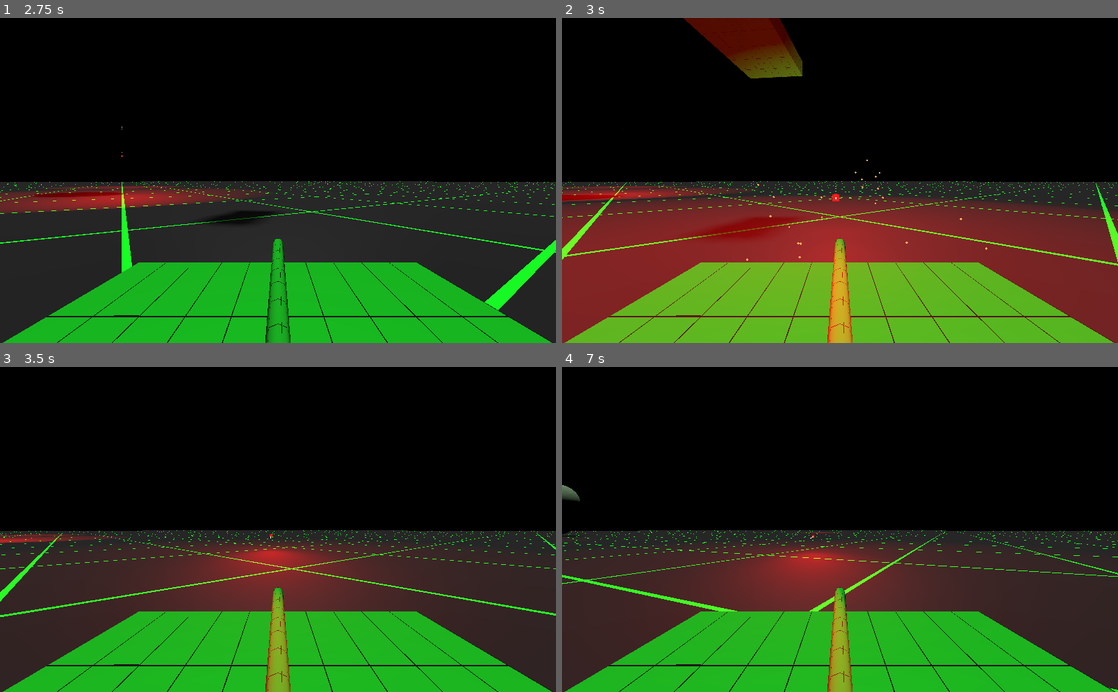
Above: before the commit, frames 1-4 (two rows, left to right).
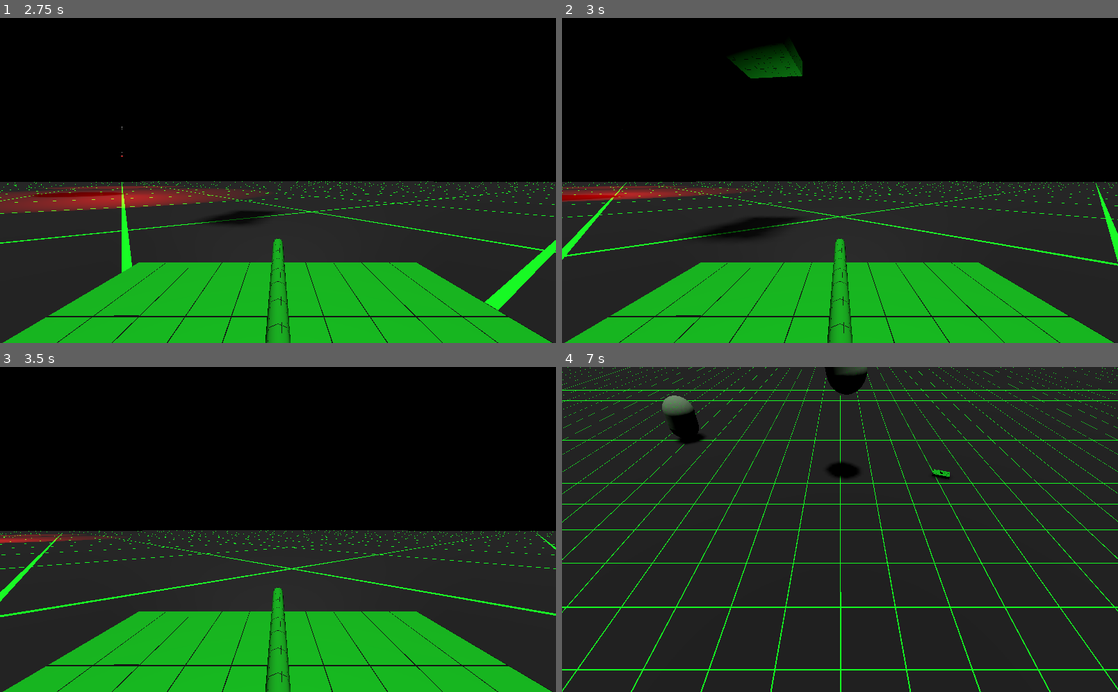
Above: after the commit, the same moments.

Repository: Kromey/spectre
Game: Godot game, scene res://Main.tscn
Two runs of this game, one before a commit and one after it. Both use one fixed random seed, a clock stepped at 60 frames per second and the inputs below.
Inputs:
- Up to frame 1 (2.75 s): hold D (movement_right) 0.53-1.28 s; hold Space (action_shoot) 0.53-1.28 s; hold S (movement_backward) 1.28-2.03 s; tap Space (action_shoot) at 1.35 s; hold D (movement_right) from 2.03 s (still down); hold Space (action_shoot) from 2.03 s (still down)
- Up to frame 2 (3 s): release D (movement_right) at 2.78 s; release Space (action_shoot) at 2.78 s; hold W (movement_forward) from 2.78 s (still down); tap Space (action_shoot) at 2.85 s
- Up to frame 3 (3.5 s): keep holding W (movement_forward)
- Up to frame 4 (7 s): release W (movement_forward) at 3.53 s; hold Space (action_shoot) 3.53-4.28 s; hold A (movement_left) 3.53-5.03 s; tap Space (action_shoot) at 4.35, 5.85 s; hold S (movement_backward) 5.03-5.78 s; hold Space (action_shoot) 5.03-5.78 s; hold D (movement_right) 5.78-6.53 s; hold W (movement_forward) from 6.53 s (still down); hold Space (action_shoot) from 6.53 s (still down)

Frame 1 is identical in both runs. In frame 2, 46% of the frame differs, in the area x 0-100%, y 0-100%; in frame 3, 12%; in frame 4, 84%.

Commit message:
Rudimentary tank AI completed

Diff:
--- a/Main.tscn
+++ b/Main.tscn
@@ -26,7 +26,7 @@
 [sub_resource type="Environment" id=5]
 background_mode = 1
 
-[node name="Spatial" type="Spatial"]
+[node name="Main" type="Spatial"]
 script = ExtResource( 3 )
 
 [node name="StaticBody" type="StaticBody" parent="."]
@@ -52,8 +52,11 @@
 
 [node name="AITank" parent="." instance=ExtResource( 2 )]
 transform = Transform( -0.664252, 0, 0.747508, 0, 1, 0, -0.747508, 0, -0.664252, 1.13256, 10.6767, 1.86926 )
+MAX_SPEED = 5.0
 
-[node name="PlayerTank" parent="." instance=ExtResource( 4 )]
+[node name="PlayerTank" parent="." groups=[
+"player",
+] instance=ExtResource( 4 )]
 transform = Transform( 1, 0, 0, 0, 1, 0, 0, 0, 1, 0, 5.28594, 4.25671 )
 
 [node name="Camera" type="Camera" parent="."]
--- /dev/null
+++ b/tanks/AITank.gd
@@ -0,0 +1,37 @@
+extends "res://tanks/BaseTank.gd"
+
+export(float) var FIRE_RATE = 1.5
+export(float) var RELOAD_TIME = 3
+
+var kill_target
+
+# Called when the node enters the scene tree for the first time.
+func _ready():
+	kill_target = get_tree().get_nodes_in_group("player")[0]
+	$FireTimer.wait_time = FIRE_RATE
+	$ReloadTimer.wait_time = RELOAD_TIME
+
+func _physics_process(delta):
+	if is_instance_valid(kill_target):
+		# Get direction to target; dot product >0 if in front, else behind
+		var to_target = kill_target.translation.direction_to(translation)
+		var dot = transform.basis.z.dot(to_target)
+
+		var cone = 0.75
+		if dot > cone:
+			# Target is in front of us
+			drive(Direction.FORWARD, delta)
+		elif dot < -cone:
+			# Target is behind us
+			drive(Direction.BACK, delta)
+
+		# Is target left or right of us?
+		var cross = transform.basis.z.cross(to_target).y
+		if cross > 0:
+			turn(Direction.LEFT, delta)
+		elif cross < 0:
+			turn(Direction.RIGHT, delta)
+
+	if ammo == 0 and $ReloadTimer.time_left == 0:
+		print("Reloading...")
+		$ReloadTimer.start()
--- a/tanks/AITank.tscn
+++ b/tanks/AITank.tscn
@@ -1,11 +1,18 @@
-[gd_scene load_steps=2 format=2]
+[gd_scene load_steps=3 format=2]
 
 [ext_resource path="res://tanks/BaseTank.tscn" type="PackedScene" id=1]
+[ext_resource path="res://tanks/AITank.gd" type="Script" id=2]
 
 [node name="AITank" instance=ExtResource( 1 )]
+script = ExtResource( 2 )
 
 [node name="FireTimer" type="Timer" parent="." index="4"]
-wait_time = 3.0
+wait_time = 5.0
 autostart = true
 
+[node name="ReloadTimer" type="Timer" parent="." index="5"]
+wait_time = 5.0
+one_shot = true
+
 [connection signal="timeout" from="FireTimer" to="." method="shoot" binds= [ 12.0, 40.0 ]]
+[connection signal="timeout" from="ReloadTimer" to="." method="reload"]
--- a/tanks/BaseTank.gd
+++ b/tanks/BaseTank.gd
@@ -12,6 +12,9 @@
 export(float) var TURN_RATE = PI / 2.0
 export(float) var TURN_ACCEL = 8
 
+export(float) var MAX_AMMO = 3
+var ammo
+
 enum Direction {
 	FORWARD = -1,
 	BACK = 1,
@@ -25,7 +28,7 @@
 
 # Called when the node enters the scene tree for the first time.
 func _ready():
-	pass # Replace with function body.
+	reload()
 
 func _physics_process(delta):
 	falling += GRAVITY * delta
@@ -68,15 +71,21 @@
 
 	rotate_y(angular_velocity)
 
-func shoot(speed, gun_range, damage = 1):
-	var bullet = Bullet.instance()
-	bullet.BULLET_TIME = gun_range / speed
-	bullet.BULLET_SPEED = speed
-	bullet.BULLET_DAMAGE = damage
-	bullet.global_transform = $BulletSpawn.global_transform
-	get_tree().root.add_child(bullet)
+func shoot(bullet_speed, gun_range, gun_damage = 1):
+	if ammo > 0:
+		ammo -= 1
 
-	$MuzzleFlare.restart()
+		var bullet = Bullet.instance()
+		bullet.BULLET_TIME = gun_range / bullet_speed
+		bullet.BULLET_SPEED = bullet_speed
+		bullet.BULLET_DAMAGE = gun_damage
+		bullet.global_transform = $BulletSpawn.global_transform
+		get_tree().root.add_child(bullet)
+
+		$MuzzleFlare.restart()
+
+func reload():
+	ammo = MAX_AMMO
 
 func take_damage(_force, amount):
 	damage += amount
